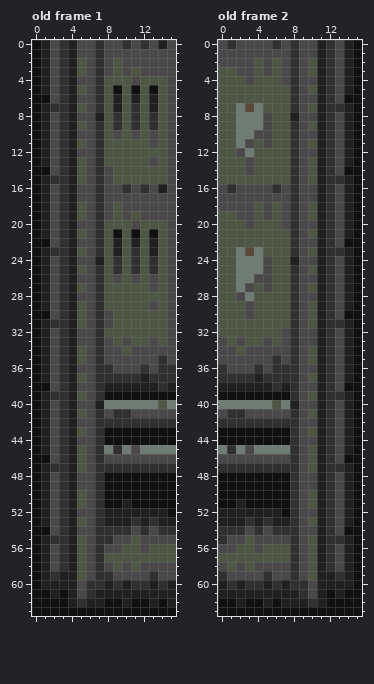
Pixel-art file -- art/sprites/wall.aseprite. The picture above is the old version.
16x64 pixels, 8 frames. Shown: old frame 1, old frame 2.
The result:
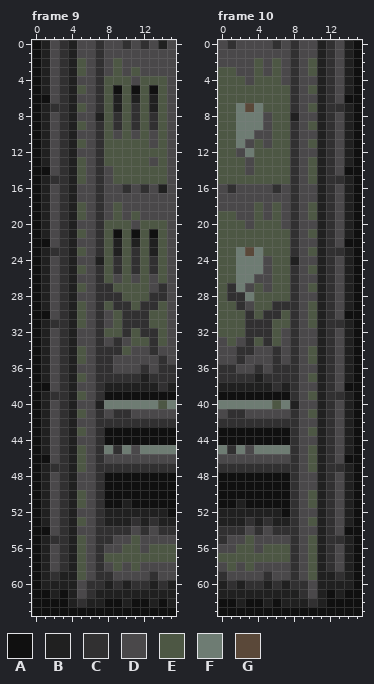
Palette (. is transparent): A #101010  B #202020  C #313031  D #4a484a  E #4d5744  F #6e7c73  G #5a4839
A new or re-ordered frame is compared with the old frame closest to it.
Commit: Fix slow/fast follow, make wall secrets more obvious
The exact change:
frames 8 -> 10
Changed rows in their new state; - is an unchanged pixel.
Frame 9 is new; against old frame 1:
first column x 8:
27 C-----C
28 CC---CC
29 -CC-CC-
30 --CCC--
31 --CCC--
32 --C-CC-
33 -C---C-
34 CC---C-
35 C------
Frame 10 is new; against old frame 2:
first column x 1:
27 C------
28 CC-----
29 -C---CC
30 --C-CC-
31 --CCC--
32 --CCC--
33 --C-C--
34 -CC--C-
35 -C-----
36 C------
Pixel boxes of the changes (left, top, right, bottom) in both pictures:
changed: (104, 283, 167, 364)
changed: (227, 283, 290, 373)
